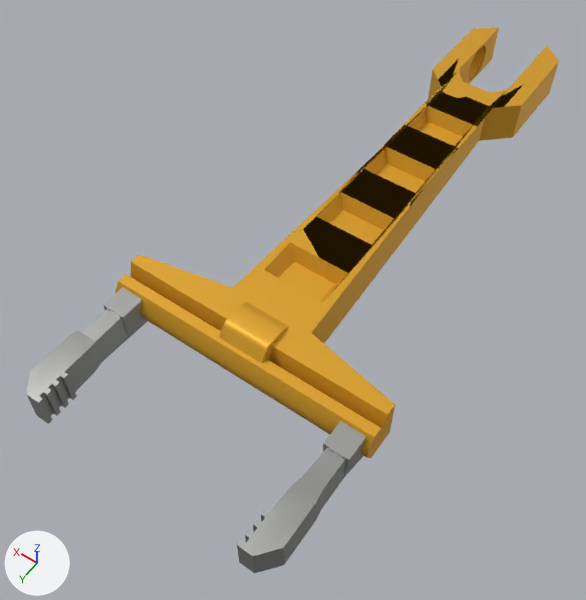
An edit to the glTF model client/assets/models/packs/wube3dp/inserter-arm-long-hand-open.glb, drawn before and after from the same camera.
Camera for both pictures: a 50 mm lens placed at (-0.531, 1.57, 1.218), pointed at (0.046, 0.763, -0.05). Lighting does not change. The marker at lower left points along +X, +Y and +Z. The first picture is the older version. Vertices at exactly the same position are counted once.

Before the edit, the objects in view are built like this:
```python
mat_tier_paint = bpy.data.materials.new('tier_paint')
mat_tier_paint.use_nodes = True; mat_tier_paint.node_tree.nodes.clear()
_N = mat_tier_paint.node_tree.nodes; _L = mat_tier_paint.node_tree.links
n0 = _N.new('ShaderNodeBsdfPrincipled'); n0.name = 'Principled BSDF'
n0.inputs[1].default_value = 0.4  # 'Metallic'
n1 = _N.new('ShaderNodeOutputMaterial'); n1.name = 'Material Output'
n2 = _N.new('ShaderNodeMix'); n2.name = 'Mix'
n2.data_type = 'RGBA'
n2.blend_type = 'MULTIPLY'
n2.inputs[0].default_value = 1.0  # 'Factor'
n2.inputs[7].default_value = (0.761, 0.392, 0.0232, 1.0)  # 'B', orange #e2a82a
n3 = _N.new('ShaderNodeVertexColor'); n3.name = 'Color Attribute'
_L.new(n0.outputs[0], n1.inputs[0])  # 'BSDF' to 'Surface'
_L.new(n2.outputs[2], n0.inputs[0])  # 'Result' to 'Base Color'
_L.new(n3.outputs[0], n2.inputs[6])  # 'Color' to 'A'
me_body = bpy.data.meshes.new('body')
me_body.from_pydata(...)  # 587 vertices, 1162 faces; spans x -0.274..0.275, y -0.104..1.254, z 0.0..0.099
# faces by material slot: [958, 204]
me_body.materials.append(mat_tier_paint)
me_body.materials.append(mat_steel_light)
ob_body = bpy.data.objects.new('body', me_body)
ob_body.location = (0.0, 0.0, 0.0)
```
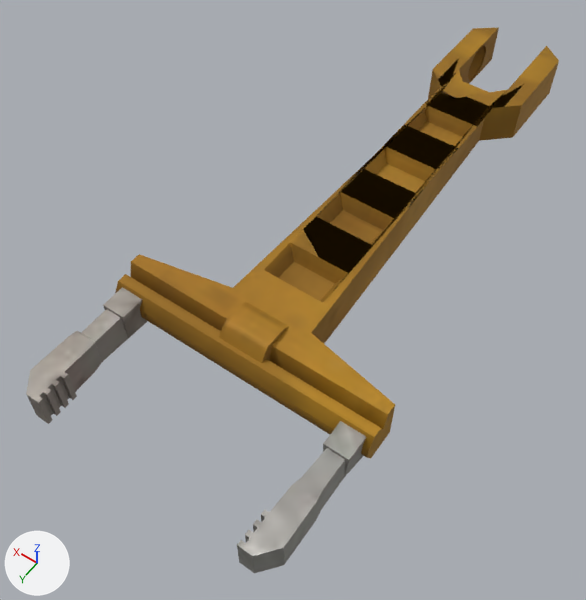
Diff of the bpy script that builds the scene:
```diff
--- a/client/assets/models/packs/wube3dp/inserter-arm-long-hand-open.glb.py
+++ b/client/assets/models/packs/wube3dp/inserter-arm-long-hand-open.glb.py
@@ img_image_1 @@
+img_image_1 = load_image('Image_1', '_unpacked/Image_1', 256, 256, 'Non-Color')
@@ img_image_0 @@
+img_image_0 = load_image('Image_0', '_unpacked/Image_0', 256, 256, 'sRGB')
@@ img_image_2 @@
+img_image_2 = load_image('Image_2', '_unpacked/Image_2', 256, 256, 'Non-Color')
@@ mat_tier_paint @@
 mat_tier_paint = bpy.data.materials.new('tier_paint')
-# nodes: BsdfPrincipled, Mix, OutputMaterial, VertexColor
-# colours: orange #e2a82a, mixed with the vertex colours
+# nodes: BsdfPrincipled, Mix, NormalMap, OutputMaterial, SeparateColor, TexImage x3
+# colours: orange #e2a82a
+# uses the picture img_image_0
+# uses the picture img_image_1
+# uses the picture img_image_2
@@ mat_pbr_body @@
+mat_pbr_body = bpy.data.materials.new('pbr_body')
+# uses the picture img_image_0
+# uses the picture img_image_1
+# uses the picture img_image_2
@@ me_body @@
 me_body.from_pydata(...)  # 587 vertices, 1162 faces; spans x -0.274..0.275, y -0.104..1.254, z 0.0..0.099
 # used by ob_body; location = (0.0, 0.0, 0.0)
+# me_body part 1: 1162 kept faces spanning x -0.274..0.275, y -0.104..1.254, z 0.0..0.099 get new texture (UV) coordinates
+# me_body part 2: 204 faces spanning x -0.262..0.263, y 0.99..1.254, z 0.0..0.07 switch from mat_steel_light to mat_pbr_body
 me_body.materials.append(mat_tier_paint)
```

Pixel boxes [x1, y1, x2, y2] of what changed, in the pictures (586 x 600 px):
'body', surface changed (orange to brown)
    both: [26, 28, 559, 559]
part 1 of me_body, surface changed (orange to brown)
    both: [26, 28, 559, 559]
part 2 of me_body, recoloured
    both: [26, 287, 366, 559]
